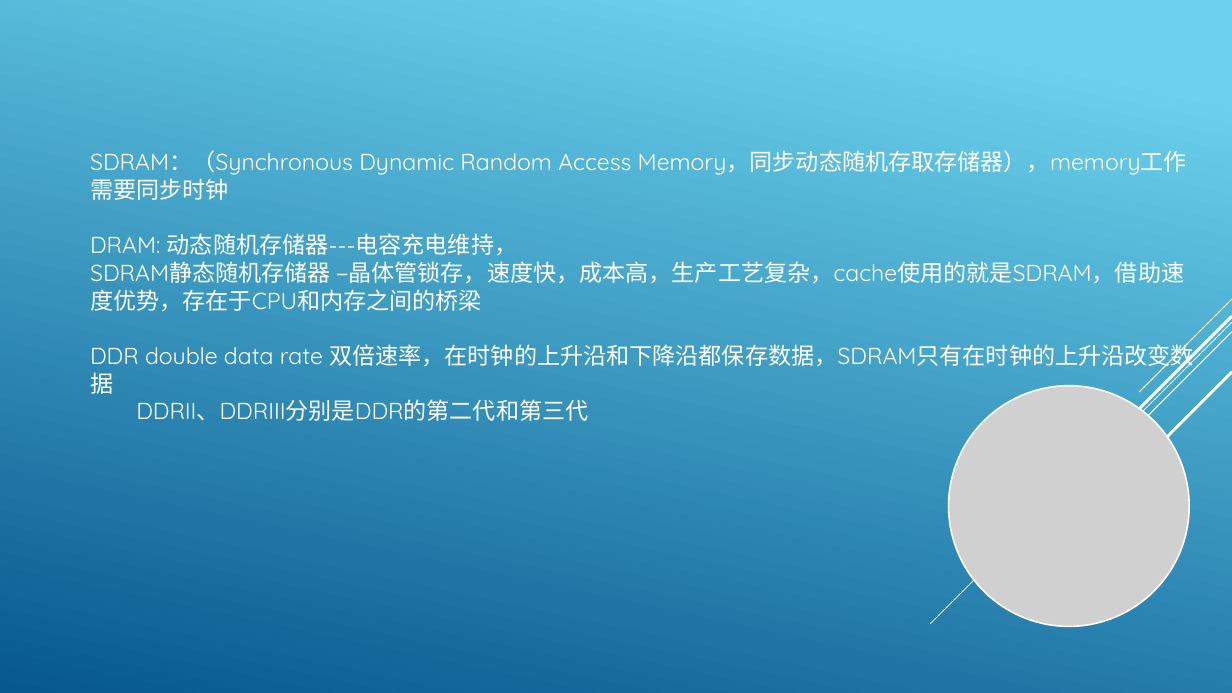
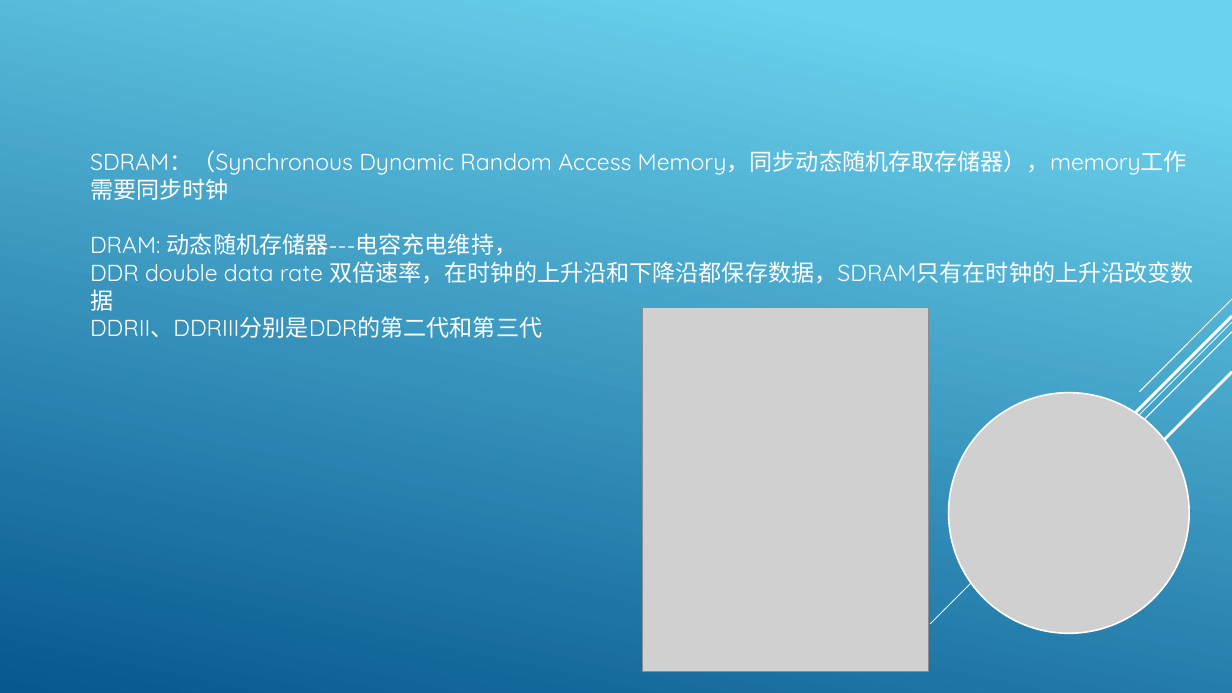
Before and after one commit to haibwang/documents, a slide deck: slide 4 of 存储器件种类和接口.pptx. Drawn at 1232x693 pixels with LibreOffice and Linux fonts; fonts in the diff are those of the drawing; grey boxes stand for pictures. Boxes give left, top, right and bottom in pixels: in the first picture for what was removed or moved away, otherwise in the second. Text is boxed around its words. In the diff, an @@ line names an element or a change of style, - is before the commit and + after.

```diff
--- a/存储器件种类和接口.pptx
+++ b/存储器件种类和接口.pptx
@@ text at <box>90,261,1184,311</box>: paragraph removed @@
-SDRAM静态随机存储器 –晶体管锁存，速度快，成本高，生产工艺复杂，cache使用的就是SDRAM，借助速度优势，存在于CPU和内存之间的桥梁
@@ picture added at <box>642,308,928,672</box> @@
@@ picture: place and size @@
-picture at <box>949,385,1189,626</box>
+picture at <box>949,393,1189,633</box>
```
Also in this commit, not shown: 2 other slides changed, 1 slide added.
